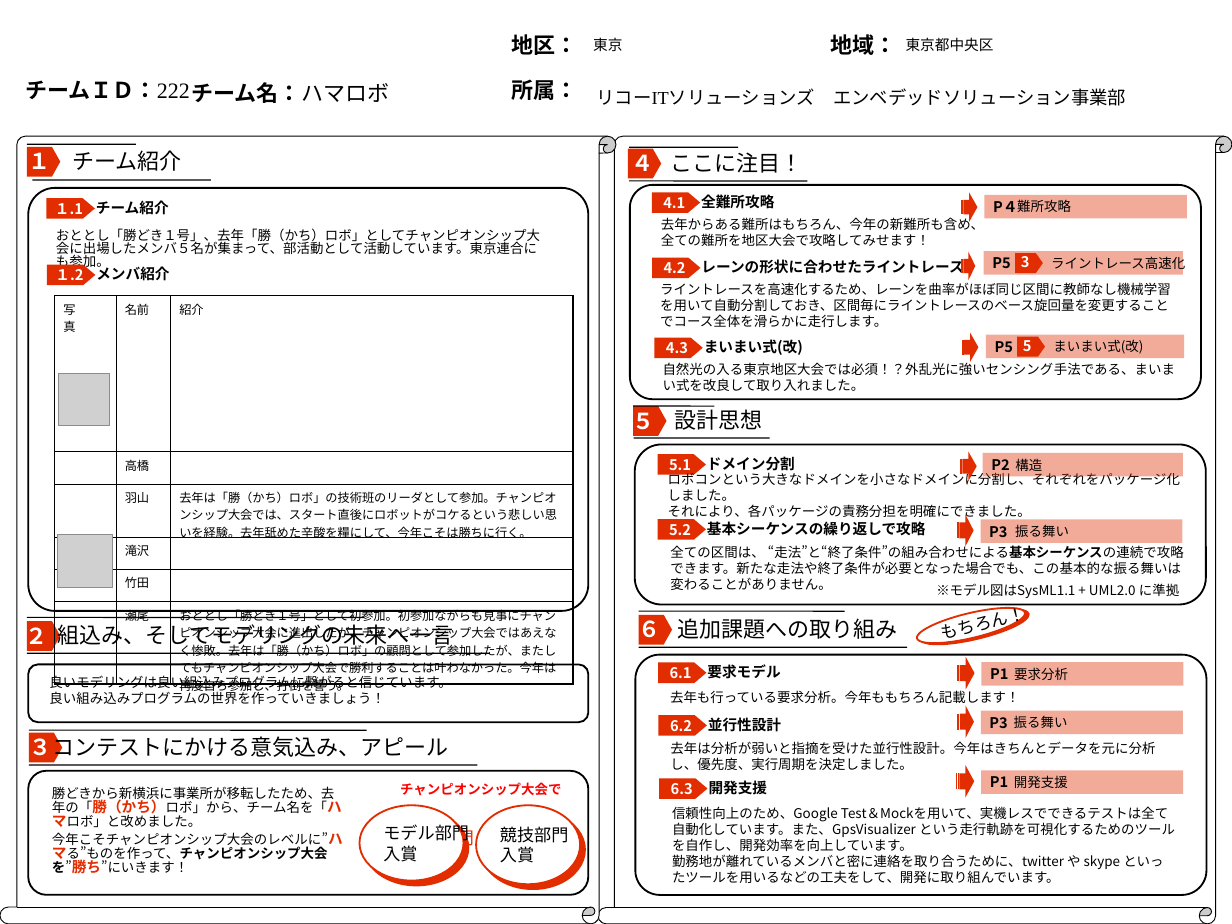
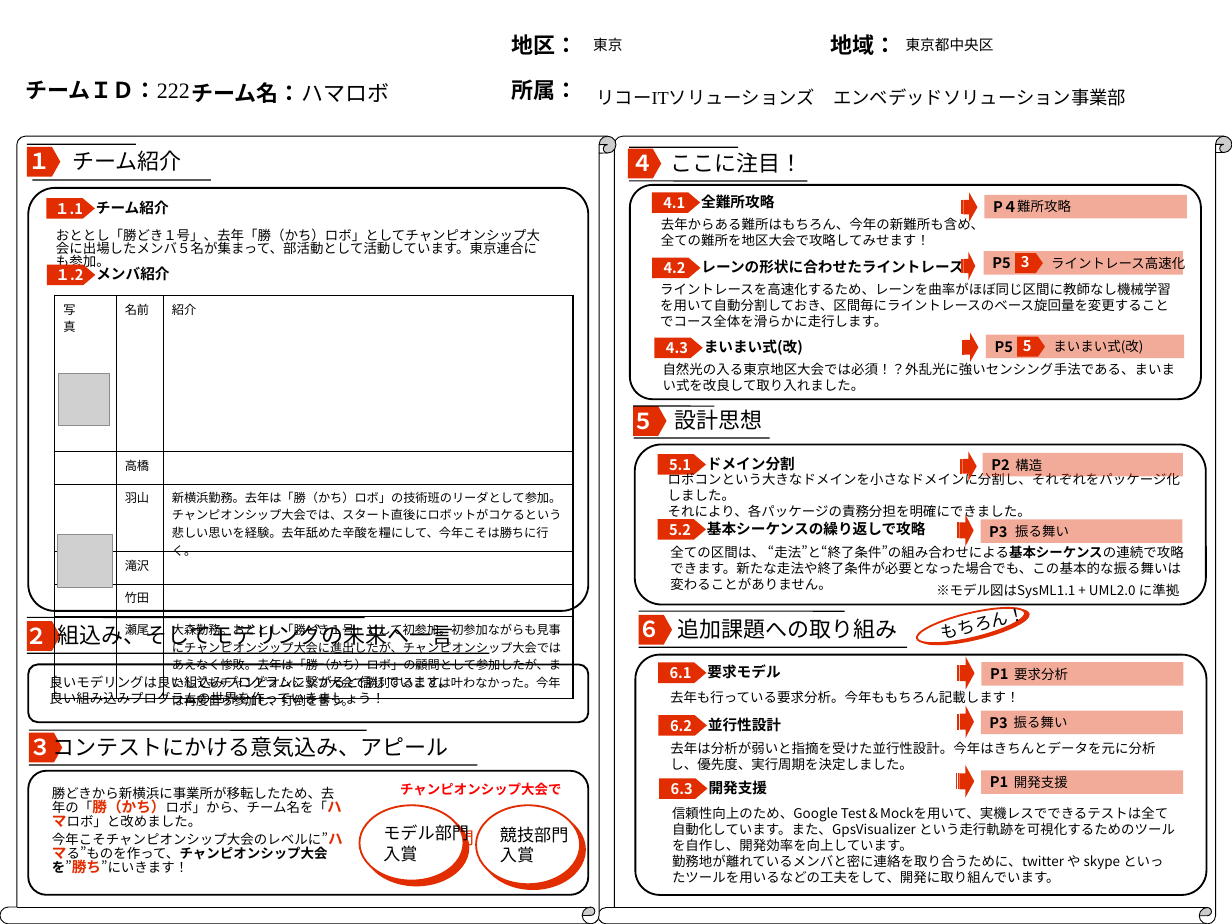
Before and after one commit to jrits/model2011, a slide deck: slide 1 of model_0/222_hamarobo_concept.ppt. Drawn at 1232x924 pixels with LibreOffice and Linux fonts; fonts in the diff are those of the drawing; grey boxes stand for pictures; background and template pictures are left out. Boxes give left, top, right and bottom in pixels: in the first picture for what was removed or moved away, otherwise in the second. Text is boxed around its words. In the diff, an @@ line names an element or a change of style, - is before the commit and + after.

Commit message:
勤務地追加

```diff
--- a/model_0/222_hamarobo_concept.ppt
+++ b/model_0/222_hamarobo_concept.ppt
@@ table at (55,296,574,710) @@
-row 3, column 3: 去年は「勝（かち）ロボ」の技術班のリーダとして参加。チャンピオンシップ大会では、スタート直後にロボットがコケるという悲しい思いを経験。去年舐めた辛酸を糧にして、今年こそは勝ちに行く。
+row 3, column 3: 新横浜勤務。去年は「勝（かち）ロボ」の技術班のリーダとして参加。チャンピオンシップ大会では、スタート直後にロボットがコケるという悲しい思いを経験。去年舐めた辛酸を糧にして、今年こそは勝ちに行く。
-row 6, column 3: おととし「勝どき１号」として初参加。初参加ながらも見事にチャンピオンシップ大会に進出したが、チャンピオンシップ大会ではあえなく惨敗。去年は「勝（かち）ロボ」の顧問として参加したが、またしてもチャンピオンシップ大会で勝利することは叶わなかった。今年は再度自ら参加し、打倒を誓う。
+row 6, column 3: 大森勤務。おととし「勝どき１号」として初参加。初参加ながらも見事にチャンピオンシップ大会に進出したが、チャンピオンシップ大会ではあえなく惨敗。去年は「勝（かち）ロボ」の顧問として参加したが、またしてもチャンピオンシップ大会で勝利することは叶わなかった。今年は再度自ら参加し、打倒を誓う。
```
